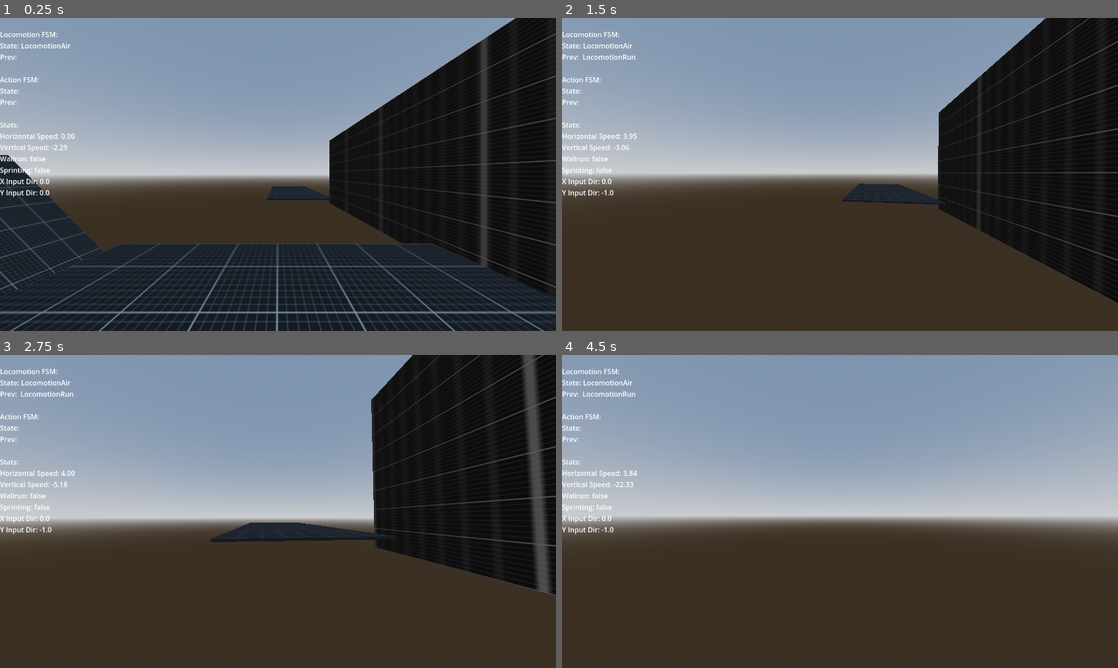
Above: before the commit, frames 1-4 (two rows, left to right).
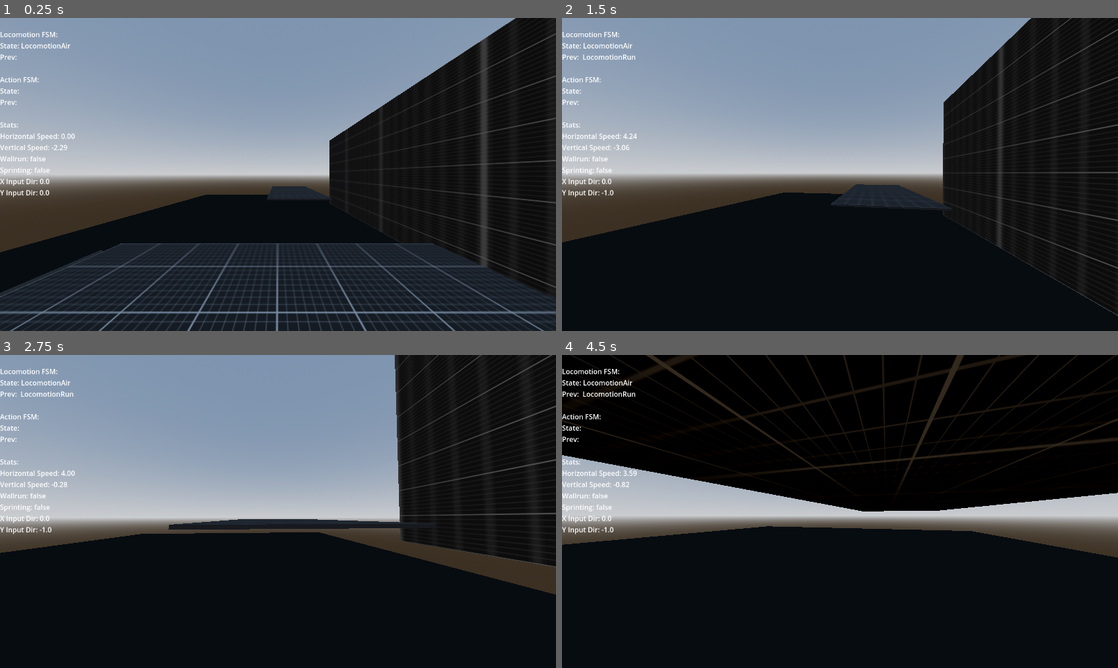
Above: after the commit, the same moments.

Repository: mdnrealdeal/parkour-game
Game: Godot game, scene res://scenes/levels/test_scene.tscn
Same seed, same stepped clock (60 frames per second), same inputs: the game is played once before the commit and once after it.
Inputs (mouse positions are in pixels of both pictures, inside the frame that each line leads up to):
- Up to frame 1 (0.25 s): no input
- Up to frame 2 (1.5 s): tap Enter at 0.5 s; move the mouse to (867, 174) at 0.52 s; hold W (move_forward) from 0.53 s (still down); tap Shift (dash) at 0.6 s; tap Space (jump) at 0.77, 0.8, 1.07, 1.35 s; move the mouse to (812, 174) at 1.27 s
- Up to frame 3 (2.75 s): keep holding W (move_forward); tap Space (jump) at 1.52, 1.82, 2.3 s; tap Shift (dash) at 1.55 s; move the mouse to (289, 505) at 2.02 s; hold X (crouch) from 2.03 s (still down)
- Up to frame 4 (4.5 s): keep holding W (move_forward); move the mouse to (834, 517) at 2.77 s; release X (crouch) at 2.78 s; tap Shift (dash) at 2.85, 3.6 s; tap Space (jump) at 3.02, 3.32, 3.77, 3.8, 4.07, 4.35 s; move the mouse to (878, 514) at 3.52 s; move the mouse to (795, 508) at 4.27 s

The runs differ from the first frame. In frame 1, 10% of the frame differs, in the area x 0-73%, y 43-90%; in frame 2, 36%; in frame 3, 46%; in frame 4, 86%, in the area x 0-100%, y 0-100%.

Commit message:
wallrun view clamp

Diff:
--- a/entities/player/player.tscn
+++ b/entities/player/player.tscn
@@ -15,7 +15,7 @@
 
 [node name="Player" type="CharacterBody3D"]
 script = ExtResource("1_ucweq")
-mouse_sensitivity = 18
+mouse_sensitivity = 12
 move_stats = ExtResource("2_8fjmc")
 
 [node name="CollisionShape3D" type="CollisionShape3D" parent="."]
@@ -39,23 +39,23 @@
 [node name="RayRight" type="RayCast3D" parent="Sensors"]
 unique_name_in_owner = true
 transform = Transform3D(1, 0, 0, 0, 1, 0, 0, 0, 1, 0.2, 0, 0)
-target_position = Vector3(0.7, 0, -0.5)
+target_position = Vector3(0.8, 0, -0.1)
 hit_back_faces = false
 
 [node name="RayBackRight" type="RayCast3D" parent="Sensors"]
 unique_name_in_owner = true
 transform = Transform3D(1, 0, 0, 0, 1, 0, 0, 0, 1, 0.2, 0, 0)
-target_position = Vector3(0.1, 0, 0.8)
+target_position = Vector3(0.2, 0, 0.8)
 
 [node name="RayLeft" type="RayCast3D" parent="Sensors"]
 unique_name_in_owner = true
 transform = Transform3D(1, 0, 0, 0, 1, 0, 0, 0, 1, -0.2, 0, 0)
-target_position = Vector3(-0.7, 0, -0.5)
+target_position = Vector3(-0.8, 0, -0.1)
 
 [node name="RayBackLeft" type="RayCast3D" parent="Sensors"]
 unique_name_in_owner = true
 transform = Transform3D(1, 0, 0, 0, 1, 0, 0, 0, 1, -0.2, 0, 0)
-target_position = Vector3(-0.1, 0, 0.8)
+target_position = Vector3(-0.2, 0, 0.8)
 
 [node name="Machines" type="Node" parent="."]
 
--- a/resources/player_movementstats.tres
+++ b/resources/player_movementstats.tres
@@ -4,18 +4,21 @@
 
 [resource]
 script = ExtResource("1_56aya")
+friction = 8.0
 sprint_speed = 6.0
 sprint_acceleration = 2.5
 time_before_sprinting = 2.5
 air_acceleration = 6.0
 max_air_jumps = 0
 jump_force = 3.8
-dash_speed = 7.0
-dash_duration = 0.05
+dash_speed = 12.0
+dash_duration = 0.01
 dash_cooldown = 0.5
-wallrun_jump_force_forward = 4.0
+wallrun_jump_force_side = 4.0
+wallrun_jump_force_forward = 6.5
 wallrun_jump_force_up = 4.0
-wallrun_gravity_mult = 0.2
+wallrun_gravity_mult = 0.1
 wallrun_linger_duration = 0.1
 wallrun_speed_penalty = 0.4
+wallrun_cooldown = 0.75
 metadata/_custom_type_script = "uid://c83i83xjuj6bl"
--- a/scenes/levels/test_scene.tscn
+++ b/scenes/levels/test_scene.tscn
@@ -20,6 +20,10 @@
 
 [sub_resource type="StandardMaterial3D" id="StandardMaterial3D_kljt5"]
 albedo_texture = ExtResource("2_bfhv8")
+texture_filter = 5
+
+[sub_resource type="StandardMaterial3D" id="StandardMaterial3D_nd4bu"]
+albedo_color = Color(0, 0, 0, 1)
 texture_filter = 5
 
 [sub_resource type="StandardMaterial3D" id="StandardMaterial3D_ad8uc"]
@@ -54,6 +58,12 @@
 size = Vector3(10, 0.1, 10)
 material = SubResource("StandardMaterial3D_kljt5")
 
+[node name="CSGBox3D7" type="CSGBox3D" parent="Level"]
+transform = Transform3D(1, 0, 0, 0, 1, 0, 0, 0, 1, 3, -3, 0.5)
+use_collision = true
+size = Vector3(24, 0.1, 65)
+material = SubResource("StandardMaterial3D_nd4bu")
+
 [node name="CSGBox3D5" type="CSGBox3D" parent="Level"]
 transform = Transform3D(1, 0, 0, 0, 1, 0, 0, 0, 1, -2, -1, 21.5)
 use_collision = true
@@ -79,7 +89,7 @@
 material = SubResource("StandardMaterial3D_kljt5")
 
 [node name="CSGBox3D3" type="CSGBox3D" parent="Level"]
-transform = Transform3D(0.7071067, -0.7071067, 0, 0.7071067, 0.7071067, 0, 0, 0, 1, 6, 0, 2.5)
+transform = Transform3D(0.8660253, 0.49999988, 0, -0.49999988, 0.8660253, 0, 0, 0, 1, 7.2, -2.2, 2.5)
 use_collision = true
 size = Vector3(5, 0.1, 4)
 material = SubResource("StandardMaterial3D_kljt5")
--- a/scripts/_FSMs/locoLayer/locomotion_wallrun.gd
+++ b/scripts/_FSMs/locoLayer/locomotion_wallrun.gd
@@ -22,10 +22,14 @@
 		_wall_side = WallSide.LEFT
 		_wall_normal = actor_ref.ray_left.get_collision_normal()
 
+	actor_ref.blackboard.current_wall_side = _wall_side
+
 func exit() -> void:
 	actor_ref.blackboard.is_wall_running = false
 	actor_ref.blackboard.last_wall_normal = _wall_normal
 	actor_ref.blackboard.last_wall_side = _wall_side
+	actor_ref.blackboard.current_wall_normal = Vector3.ZERO
+	actor_ref.blackboard.current_wall_side = WallSide.NONE
 
 	actor_ref.blackboard.start_wallrun_cooldown(actor_ref.move_stats.wallrun_cooldown)
 
@@ -76,6 +80,7 @@
 
 	if found_wall:
 		_wall_normal = current_normal
+		actor_ref.blackboard.current_wall_normal = current_normal
 
 	return found_wall
 
--- a/scripts/actor/actor_blackboard.gd
+++ b/scripts/actor/actor_blackboard.gd
@@ -28,6 +28,9 @@
 			_on_sprinting_changed(value)
 
 var is_crouching: bool = false
+
+var current_wall_side: int = WallSide.NONE
+var current_wall_normal: Vector3 = Vector3.ZERO
 var last_wall_normal: Vector3 = Vector3.ZERO
 var last_wall_side: int = WallSide.NONE
 #endregion
--- a/scripts/misc/movement_stats.gd
+++ b/scripts/misc/movement_stats.gd
@@ -29,7 +29,7 @@
 @export var wallrun_jump_force_forward: float = 6.0
 @export var wallrun_jump_force_up: float = 8.0
 @export_subgroup("Wallrun Misc", "wallrun")
-@export var wallrun_gravity_mult: float = 0.
+@export var wallrun_gravity_mult: float = 0.2
 @export var wallrun_linger_duration: float = 0.25
 @export var wallrun_speed_penalty: float = 0.3
 @export var wallrun_cooldown: float = 1.5
--- a/scripts/player/player.gd
+++ b/scripts/player/player.gd
@@ -1,8 +1,9 @@
 class_name Player
 extends Actor
 
+const SENS_HUMAN_MOD = 0.0001
+
 @export_range(0, 100, 1) var mouse_sensitivity: int = 30
-const SENS_MODIFIER = 0.0001
 
 func _ready() -> void:
 	blackboard = PlayerBlackboard.new()
@@ -23,8 +24,39 @@
 
 func _unhandled_input(event: InputEvent) -> void:
 	if event is InputEventMouseMotion:
-		var final_sensitivity: float = mouse_sensitivity * SENS_MODIFIER
+		var sens_mult: float = _add_camera_magnetism(event)
+
+		var final_sensitivity: float = (mouse_sensitivity * SENS_HUMAN_MOD) * sens_mult
+		#print(final_sensitivity)
 
 		rotate_y(-event.relative.x * final_sensitivity)
 		head.rotate_x(-event.relative.y * final_sensitivity)
 		head.rotation.x = clamp(head.rotation.x, deg_to_rad(-90), deg_to_rad(90))
+
+func _add_camera_magnetism(event: InputEvent) -> float:
+	if not blackboard.is_wall_running:
+		return 1.0
+
+	var wall_normal: Vector3 = blackboard.current_wall_normal
+	var look_dir := -head.global_transform.basis.z
+	var relative_x: float = event.relative.x
+
+	var alignment: float = look_dir.dot(wall_normal)
+
+	var moving_away: bool = false
+
+	if blackboard.current_wall_side == ActorBlackboard.WallSide.RIGHT and relative_x < 0:
+		moving_away = true
+	elif blackboard.current_wall_side == ActorBlackboard.WallSide.LEFT and relative_x > 0:
+		moving_away = true
+
+	print("Side: %s | Align: %.2f | MovingAway: %s" % [blackboard.current_wall_side, alignment, moving_away])
+	if alignment > 0.01:
+		var raw_tension: float = clamp((alignment - 0.1) / 0.8, 0.0, 1.0)
+		var curved_tension: float = raw_tension * raw_tension
+
+		if moving_away:
+			return lerp(1.0, 0.01, curved_tension)
+		else:
+			return lerp(1.0, 0.2, curved_tension)
+	return 1.0
Not shown: 1 places in scenes/levels/test_scene.tscn that only renumber resources
